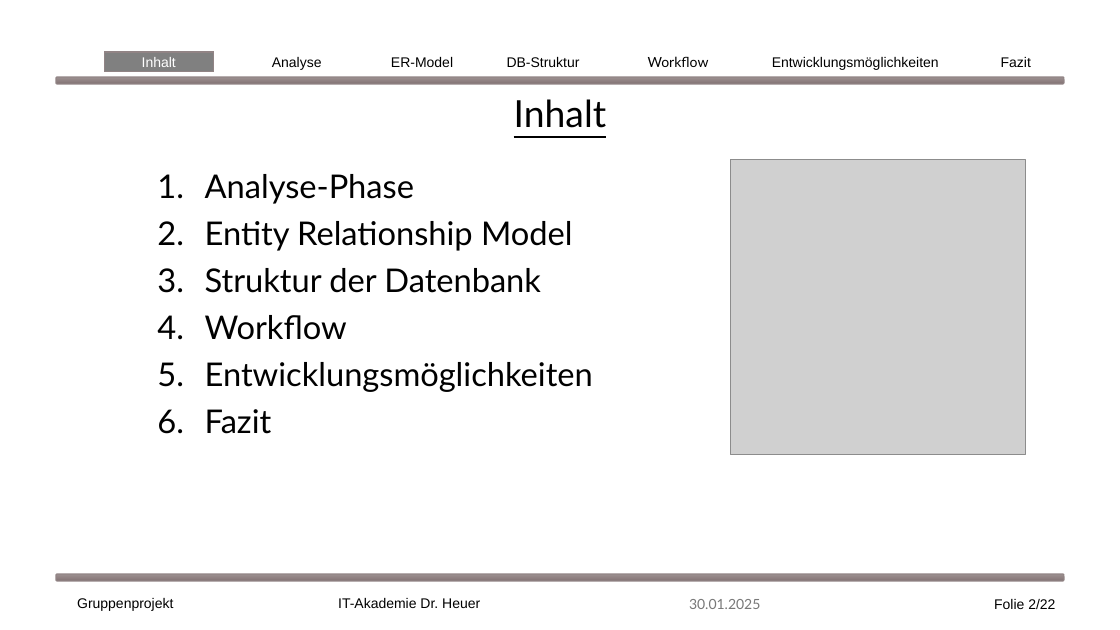
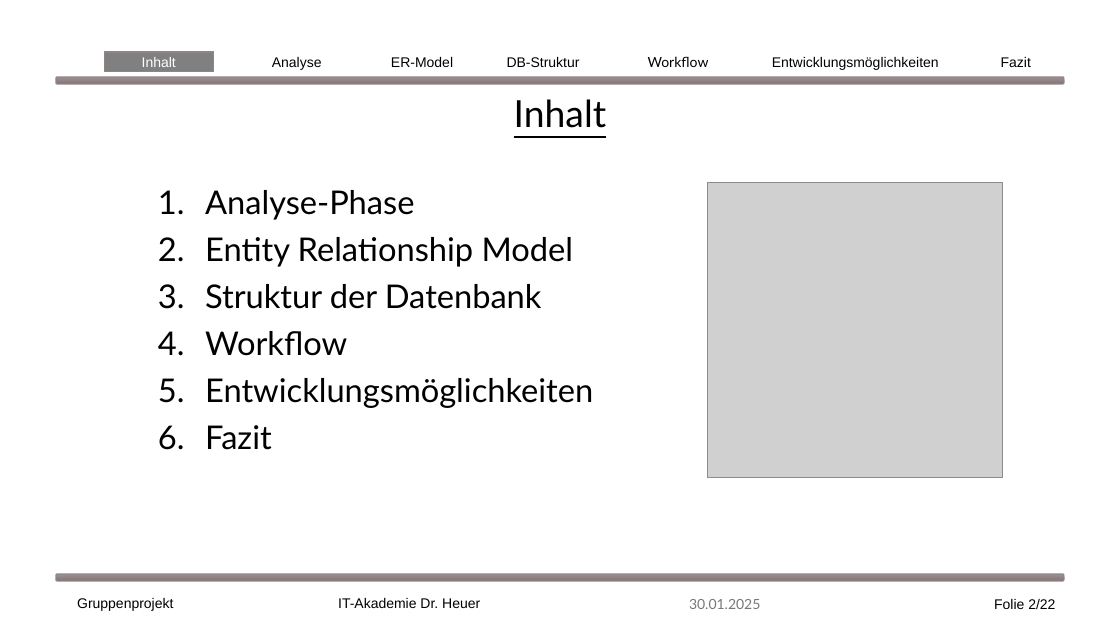
Before and after one commit to EkaterinaShmeleva/MediaManagementSystem, a slide deck: slide 2 of Medienverwaltungsdatenbank Gruppe1.pptx. Drawn at 1120x630 pixels with LibreOffice and Linux fonts; fonts in the diff are those of the drawing; grey boxes stand for pictures. Boxes give left, top, right and bottom in pixels: in the first picture for what was removed or moved away, otherwise in the second. Text is boxed around its words. In the diff, an @@ line names an element or a change of style, - is before the commit and + after.

```diff
--- a/Medienverwaltungsdatenbank Gruppe1.pptx
+++ b/Medienverwaltungsdatenbank Gruppe1.pptx
@@ text "Analyse-Phase" moved from (x1=205, y1=174, x2=593, y2=434) to (x1=205, y1=190, x2=593, y2=450) @@
@@ picture moved from (x1=731, y1=160, x2=1026, y2=455) to (x1=708, y1=182, x2=1003, y2=477) @@
```
Also in this commit, not shown: 1 other slide changed.
